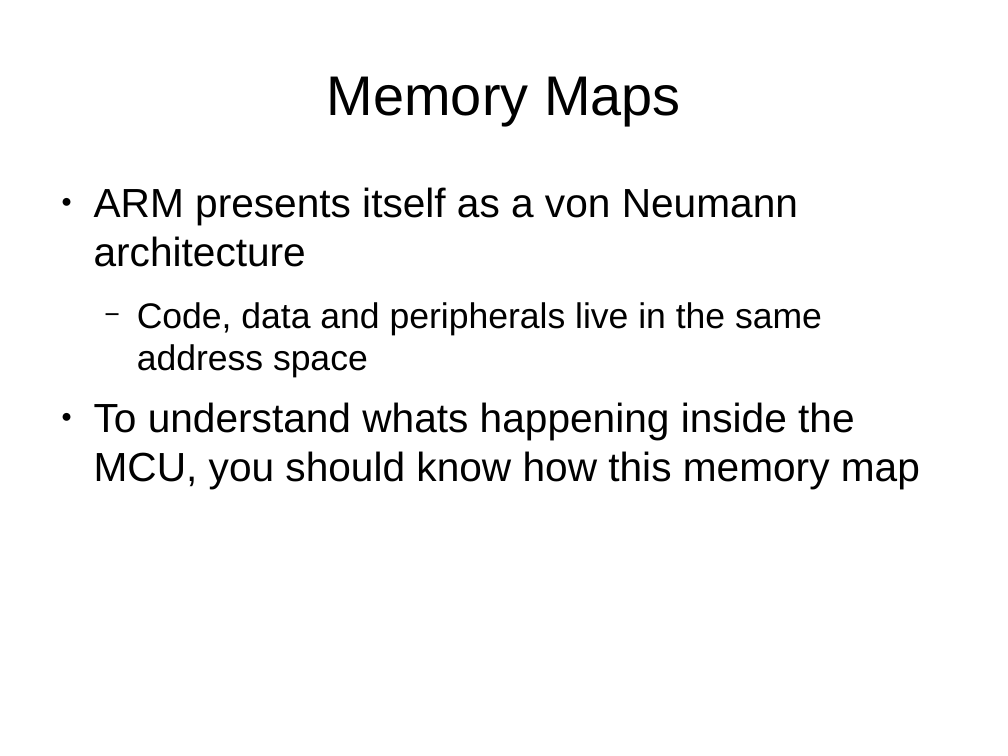
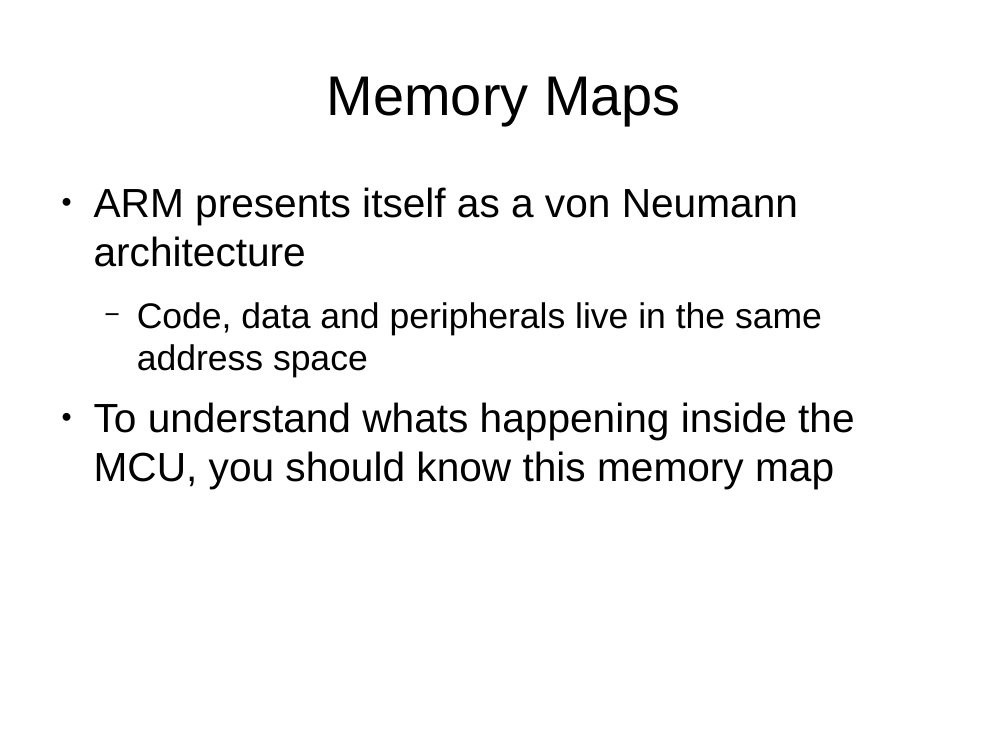
Before and after one commit to muccc/arm-workshop, a slide deck: slide 9 of arm-workshop.odp. Drawn at 1008x756 pixels with LibreOffice and Linux fonts; fonts in the diff are those of the drawing. Boxes give left, top, right and bottom in pixels: in the first picture for what was removed or moved away, otherwise in the second. Text is boxed around its words. In the diff, an @@ line names an element or a change of style, - is before the commit and + after.

```diff
--- a/arm-workshop.odp
+++ b/arm-workshop.odp
@@ text at (x1=94, y1=402, x2=854, y2=489): text changed @@
-● To understand whats happening inside the MCU, you should know how this memory map
+● To understand whats happening inside the MCU, you should know this memory map
```
Also in this commit, not shown: 7 other slides changed, 1 slide added, 2 slides removed.
